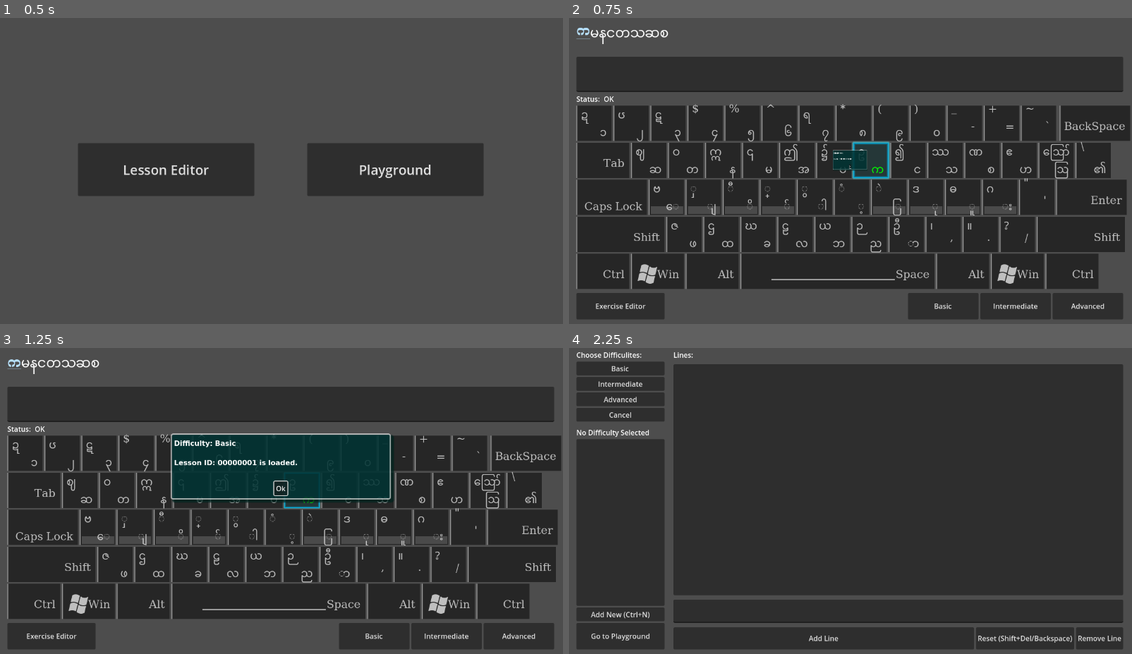
Above: before the commit, frames 1-4 (two rows, left to right).
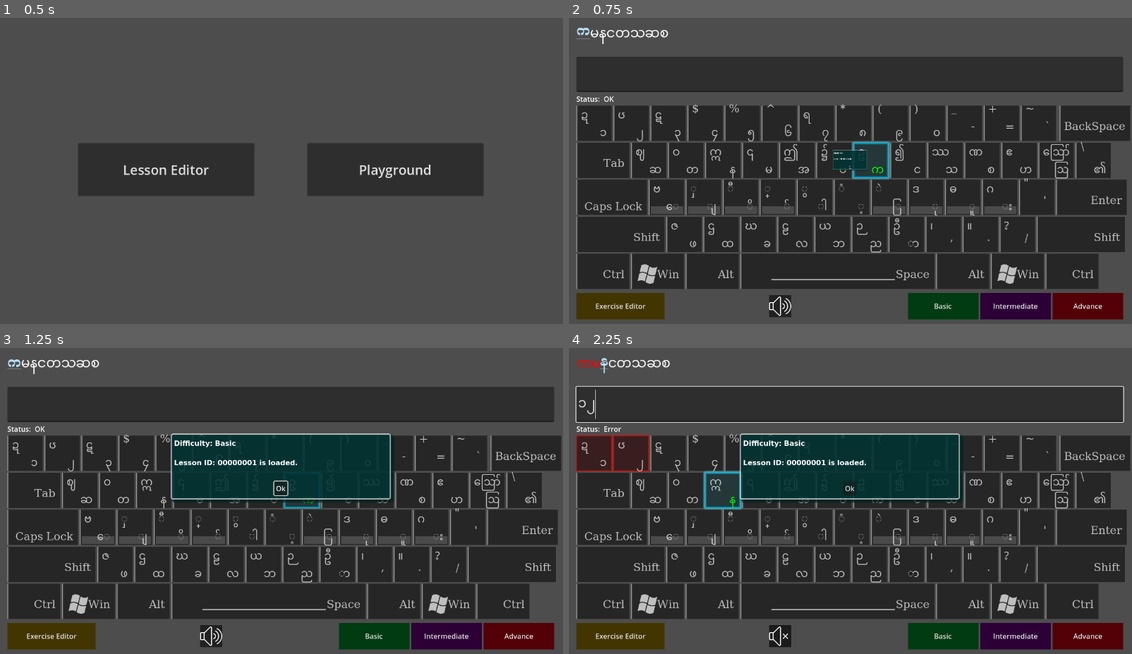
Above: after the commit, the same moments.

Repository: stmSi/Ultimate-Myanmar-Typing-Wizard
Game: Godot game, scene res://src/main.tscn
Same seed, same stepped clock (60 frames per second), same inputs: the game is played once before the commit and once after it.
Inputs (mouse positions are in pixels of both pictures, inside the frame that each line leads up to; where the layout moved, square brackets give the same spot in the first picture):
- Up to frame 1 (0.5 s): no input
- Up to frame 2 (0.75 s): click "Playground" at 0.5 s
- Up to frame 3 (1.25 s): no input
- Up to frame 4 (2.25 s): click (850, 403) at 1.27 s; type "12" at 1.35 s; click (782, 635) [619, 635] at 2 s

Frame 1 is identical in both runs. In frame 2, 4.6% of the frame differs, in the area x 1-99%, y 89-99%; in frame 3, 4.6%; in frame 4, 38%, in the area x 1-100%, y 1-99%.

Commit message:
SoundSetting and Audio Sound Effect for correct/incorrect typing

Diff:
--- a/Texts/Lessons/Intermediate/00000001.cfg
+++ b/Texts/Lessons/Intermediate/00000001.cfg
@@ -1,3 +1,3 @@
 [Exercise]
 
-texts=PackedStringArray("စားမလား", "ကစားမလား", "ကော်ဖီ သောက်မလား", "ကျေးဇူးတင်ပါသည်။ ဒါပေမယ့် ကော်ဖီ မကြိုက်ပါ။", "ဘာလာလုပ်သလဲ", "လသာသာ", "စားပြီးပြီလား", "မြန်မြန်လာ", "အထဲတွင် ဝင်ထိုင်ပါ", "ဝင်းလက်လင်းထိန်")
+texts=PackedStringArray("အိမ်တွင် လာစားပါ။", "ကျောင်းတွင် စာလုပ်ပါ။", "အထဲတွင် ဝင်ထိုင်ပါ", "ကျေးဇူးတင်ပါသည်။")
--- a/project.godot
+++ b/project.godot
@@ -24,6 +24,7 @@
 SceneChanger="*res://src/Autoload/SceneChanger.gd"
 LessonAccess="*res://src/Autoload/LessonAccess.gd"
 MessagePopupManager="*res://src/Autoload/MessagePopupManager.gd"
+SoundSettings="*res://src/Autoload/SoundSettings.gd"
 
 [display]
 
--- a/src/Autoload/EventBus.gd
+++ b/src/Autoload/EventBus.gd
@@ -2,6 +2,8 @@
 
 signal current_char_changed(char: String)
 signal written_string_changed(str: String)
+signal wrong_char_typed(c: String)
+signal correct_char_typed(c: String)
 
 signal select_lesson(lesson: String) # should be lesson file path
 signal select_next_lesson()
--- /dev/null
+++ b/src/Autoload/SoundSettings.gd
@@ -0,0 +1,4 @@
+extends Node
+
+signal mute
+signal unmute
--- a/src/ExerciseEditor/exercise_editor.tscn
+++ b/src/ExerciseEditor/exercise_editor.tscn
@@ -12,6 +12,15 @@
 
 [sub_resource type="Shortcut" id="Shortcut_jhxwp"]
 events = [SubResource("InputEventKey_iny2v")]
+
+[sub_resource type="StyleBoxFlat" id="StyleBoxFlat_ybjo2"]
+bg_color = Color(0.258824, 0.207843, 0, 1)
+
+[sub_resource type="StyleBoxFlat" id="StyleBoxFlat_15h77"]
+bg_color = Color(0.431373, 0.352941, 0, 1)
+
+[sub_resource type="StyleBoxFlat" id="StyleBoxFlat_s5x36"]
+bg_color = Color(0.145098, 0.113725, 0, 1)
 
 [sub_resource type="GDScript" id="GDScript_5es36"]
 script/source = "extends Button
@@ -123,7 +132,9 @@
 [node name="PlaygroundBtn" type="Button" parent="MarginContainer2/VBoxContainer/HBoxContainer/VBoxContainer"]
 custom_minimum_size = Vector2(200, 60)
 layout_mode = 2
-size_flags_horizontal = 0
+theme_override_styles/normal = SubResource("StyleBoxFlat_ybjo2")
+theme_override_styles/hover = SubResource("StyleBoxFlat_15h77")
+theme_override_styles/pressed = SubResource("StyleBoxFlat_s5x36")
 text = "Go to Playground"
 script = SubResource("GDScript_5es36")
 
--- a/src/Keyboard/keyboard.gd
+++ b/src/Keyboard/keyboard.gd
@@ -48,12 +48,13 @@
 				return
 
 		if current_char == converted_char:
+			EventBus.correct_char_typed.emit(converted_char)
 			pending_node.correct_animation()
 
 			if pending_shift_node:
 				pending_shift_node.correct_animation()
-
 		else:
+			EventBus.wrong_char_typed.emit(converted_char)
 			_run_incorrect(converted_char)
 			pending_node.reset_animation()
 
--- a/src/Playground/Playground.tscn
+++ b/src/Playground/Playground.tscn
@@ -6,7 +6,10 @@
 [ext_resource type="Script" path="res://src/FollowUpText.gd" id="4_86oy8"]
 [ext_resource type="PackedScene" uid="uid://bu35jrqg64j60" path="res://src/Keyboard/keyboard.tscn" id="5_3d5ha"]
 [ext_resource type="PackedScene" uid="uid://bulscf8jamb2b" path="res://src/FollowupRichText/follow_up_text_popup.tscn" id="6_vw22j"]
+[ext_resource type="Texture2D" uid="uid://5n4mh44uc3c4" path="res://Assets/Icons/audio.png" id="7_4yl2m"]
 [ext_resource type="PackedScene" uid="uid://d3rkoaljyut67" path="res://src/MessagePopup/message_popup.tscn" id="7_gemiv"]
+[ext_resource type="AudioStream" uid="uid://cdqui2diupr13" path="res://Assets/Sounds/error-sound.mp3" id="8_ylc3d"]
+[ext_resource type="AudioStream" uid="uid://bjeu8c6senasm" path="res://Assets/Sounds/correct-sound.mp3" id="9_otsg4"]
 
 [sub_resource type="GDScript" id="GDScript_l4wjf"]
 script/source = "extends LineEdit
@@ -18,6 +21,10 @@
 	EventBus.finished_section.connect(self._finished_section)
 	EventBus.message_popup_closed.connect(self._on_message_popup_closed)
 	EventBus.lesson_id_loaded.connect(self._on_new_lesson_id_loaded)
+
+	SoundSettings.mute.connect(func(): grab_focus())
+	SoundSettings.unmute.connect(func(): grab_focus())
+
 	pass # Replace with function body.
 
 
@@ -30,6 +37,15 @@
 func _on_new_lesson_id_loaded(_lesson_id: int) -> void:
 	clear()
 "
+
+[sub_resource type="StyleBoxFlat" id="StyleBoxFlat_x1x83"]
+bg_color = Color(0.258824, 0.207843, 0, 1)
+
+[sub_resource type="StyleBoxFlat" id="StyleBoxFlat_c1j48"]
+bg_color = Color(0.431373, 0.352941, 0, 1)
+
+[sub_resource type="StyleBoxFlat" id="StyleBoxFlat_se5ld"]
+bg_color = Color(0.145098, 0.113725, 0, 1)
 
 [sub_resource type="GDScript" id="GDScript_r5ri8"]
 script/source = "extends Button
@@ -37,6 +53,86 @@
 func _on_pressed() -> void:
 	SceneChanger.change_to_exercise_editor_scene()
 	pass # Replace with function body.
+"
+
+[sub_resource type="GDScript" id="GDScript_fg15e"]
+script/source = "extends TextureButton
+var mute : bool = false
+@onready var audio = preload(\"res://Assets/Icons/audio.png\")
+@onready var audio_mute = preload(\"res://Assets/Icons/audio-mute.png\")
+
+func _ready() -> void:
+	SoundSettings.mute.connect(func(): texture_normal = audio_mute)
+	SoundSettings.unmute.connect(func(): texture_normal = audio)
+
+
+func _on_pressed() -> void:
+	if mute:
+		SoundSettings.unmute.emit()
+	else:
+		SoundSettings.mute.emit()
+
+	mute = not mute # toggle
+
+"
+
+[sub_resource type="StyleBoxFlat" id="StyleBoxFlat_bbgn2"]
+bg_color = Color(0, 0.231373, 0.0666667, 1)
+
+[sub_resource type="StyleBoxFlat" id="StyleBoxFlat_yuvlk"]
+bg_color = Color(0.0588235, 0.345098, 0.0431373, 1)
+
+[sub_resource type="StyleBoxFlat" id="StyleBoxFlat_lcide"]
+bg_color = Color(0.0509804, 0.105882, 0.0509804, 1)
+
+[sub_resource type="StyleBoxFlat" id="StyleBoxFlat_1bqxu"]
+bg_color = Color(0.172549, 0, 0.211765, 1)
+
+[sub_resource type="StyleBoxFlat" id="StyleBoxFlat_arsqb"]
+bg_color = Color(0.462745, 0, 0.498039, 1)
+
+[sub_resource type="StyleBoxFlat" id="StyleBoxFlat_a7740"]
+bg_color = Color(0.0705882, 0.137255, 0.0705882, 1)
+
+[sub_resource type="StyleBoxFlat" id="StyleBoxFlat_7suty"]
+bg_color = Color(0.32549, 0, 0.027451, 1)
+
+[sub_resource type="StyleBoxFlat" id="StyleBoxFlat_wyqg3"]
+bg_color = Color(0.537255, 0, 0.0705882, 1)
+
+[sub_resource type="StyleBoxFlat" id="StyleBoxFlat_2qyqt"]
+bg_color = Color(0.192157, 0, 0.0117647, 1)
+
+[sub_resource type="GDScript" id="GDScript_7njul"]
+script/source = "extends AudioStreamPlayer
+
+var mute : bool = false
+
+func _ready() -> void:
+	EventBus.wrong_char_typed.connect(self._on_wrong_char_typed)
+	SoundSettings.mute.connect(func(): mute = true)
+	SoundSettings.unmute.connect(func(): mute = false)
+
+
+func _on_wrong_char_typed(_c: String):
+	if not mute:
+		play()
+"
+
+[sub_resource type="GDScript" id="GDScript_fjrcb"]
+script/source = "extends AudioStreamPlayer
+
+var mute: bool = false
+
+func _ready() -> void:
+	EventBus.correct_char_typed.connect(self._on_correct_char_typed)
+	SoundSettings.mute.connect(func(): mute = true)
+	SoundSettings.unmute.connect(func(): mute = false)
+	pass
+
+func _on_correct_char_typed(_c: String):
+	if not mute:
+		play()
 "
 
 [node name="Playground" type="Control"]
@@ -128,9 +224,20 @@
 custom_minimum_size = Vector2(200, 60)
 layout_mode = 2
 size_flags_horizontal = 0
+theme_override_styles/normal = SubResource("StyleBoxFlat_x1x83")
+theme_override_styles/hover = SubResource("StyleBoxFlat_c1j48")
+theme_override_styles/pressed = SubResource("StyleBoxFlat_se5ld")
 text = "Exercise Editor"
 script = SubResource("GDScript_r5ri8")
 
+[node name="AudioBtn" type="TextureButton" parent="MarginContainer/VBoxContainer/HBoxContainer2"]
+layout_mode = 2
+size_flags_horizontal = 6
+size_flags_vertical = 4
+texture_normal = ExtResource("7_4yl2m")
+stretch_mode = 3
+script = SubResource("GDScript_fg15e")
+
 [node name="HBoxContainer" type="HBoxContainer" parent="MarginContainer/VBoxContainer/HBoxContainer2"]
 layout_mode = 2
 size_flags_horizontal = 10
@@ -138,23 +245,46 @@
 [node name="BasicBtn" type="Button" parent="MarginContainer/VBoxContainer/HBoxContainer2/HBoxContainer"]
 custom_minimum_size = Vector2(160, 0)
 layout_mode = 2
+theme_override_styles/normal = SubResource("StyleBoxFlat_bbgn2")
+theme_override_styles/hover = SubResource("StyleBoxFlat_yuvlk")
+theme_override_styles/pressed = SubResource("StyleBoxFlat_lcide")
 text = "Basic"
 
 [node name="IntermediateBtn" type="Button" parent="MarginContainer/VBoxContainer/HBoxContainer2/HBoxContainer"]
 custom_minimum_size = Vector2(160, 0)
 layout_mode = 2
+theme_override_styles/normal = SubResource("StyleBoxFlat_1bqxu")
+theme_override_styles/hover = SubResource("StyleBoxFlat_arsqb")
+theme_override_styles/pressed = SubResource("StyleBoxFlat_a7740")
 text = "Intermediate"
 
 [node name="AdvancedBtn" type="Button" parent="MarginContainer/VBoxContainer/HBoxContainer2/HBoxContainer"]
 custom_minimum_size = Vector2(160, 0)
 layout_mode = 2
-text = "Advanced"
+theme_override_styles/normal = SubResource("StyleBoxFlat_7suty")
+theme_override_styles/hover = SubResource("StyleBoxFlat_wyqg3")
+theme_override_styles/pressed = SubResource("StyleBoxFlat_2qyqt")
+text = "Advance"
 
 [node name="MessagePopup" parent="." instance=ExtResource("7_gemiv")]
 layout_mode = 1
 
+[node name="ErrorAudioPlayer" type="AudioStreamPlayer" parent="."]
+stream = ExtResource("8_ylc3d")
+volume_db = -25.0
+pitch_scale = 1.2
+max_polyphony = 3
+script = SubResource("GDScript_7njul")
+
+[node name="CorrectAudioPlayer" type="AudioStreamPlayer" parent="."]
+stream = ExtResource("9_otsg4")
+volume_db = -20.0
+max_polyphony = 3
+script = SubResource("GDScript_fjrcb")
+
 [connection signal="text_changed" from="MarginContainer/VBoxContainer/LineEdit" to="." method="_on_text_edit_text_changed"]
 [connection signal="pressed" from="MarginContainer/VBoxContainer/HBoxContainer2/ExerciseEditorBtn" to="MarginContainer/VBoxContainer/HBoxContainer2/ExerciseEditorBtn" method="_on_pressed"]
+[connection signal="pressed" from="MarginContainer/VBoxContainer/HBoxContainer2/AudioBtn" to="MarginContainer/VBoxContainer/HBoxContainer2/AudioBtn" method="_on_pressed"]
 [connection signal="pressed" from="MarginContainer/VBoxContainer/HBoxContainer2/HBoxContainer/BasicBtn" to="." method="_on_basic_btn_pressed"]
 [connection signal="pressed" from="MarginContainer/VBoxContainer/HBoxContainer2/HBoxContainer/IntermediateBtn" to="." method="_on_intermediate_btn_pressed"]
 [connection signal="pressed" from="MarginContainer/VBoxContainer/HBoxContainer2/HBoxContainer/AdvancedBtn" to="." method="_on_advanced_btn_pressed"]
Binary file added: Assets/Icons/audio-mute.png
Not shown, added: Assets/Icons/audio-mute.png.import
Not shown, added: Assets/Icons/audio-mute.png.license.txt
Binary file added: Assets/Icons/audio.png
Not shown, added: Assets/Icons/audio.png.import
Not shown, added: Assets/Icons/audio.png.license.txt
Not shown, added: Assets/Sounds/correct-sound.mp3.import
Not shown, added: Assets/Sounds/correct-sound.mp3.license.txt
Not shown, added: Assets/Sounds/error-sound.mp3.import
Not shown, added: Assets/Sounds/error-sound.mp3.license.txt
Not shown: 1 places in src/ExerciseEditor/exercise_editor.tscn that only renumber resources
Not shown: 1 places in src/Playground/Playground.tscn that only renumber resources
(and 2 more such lines)
